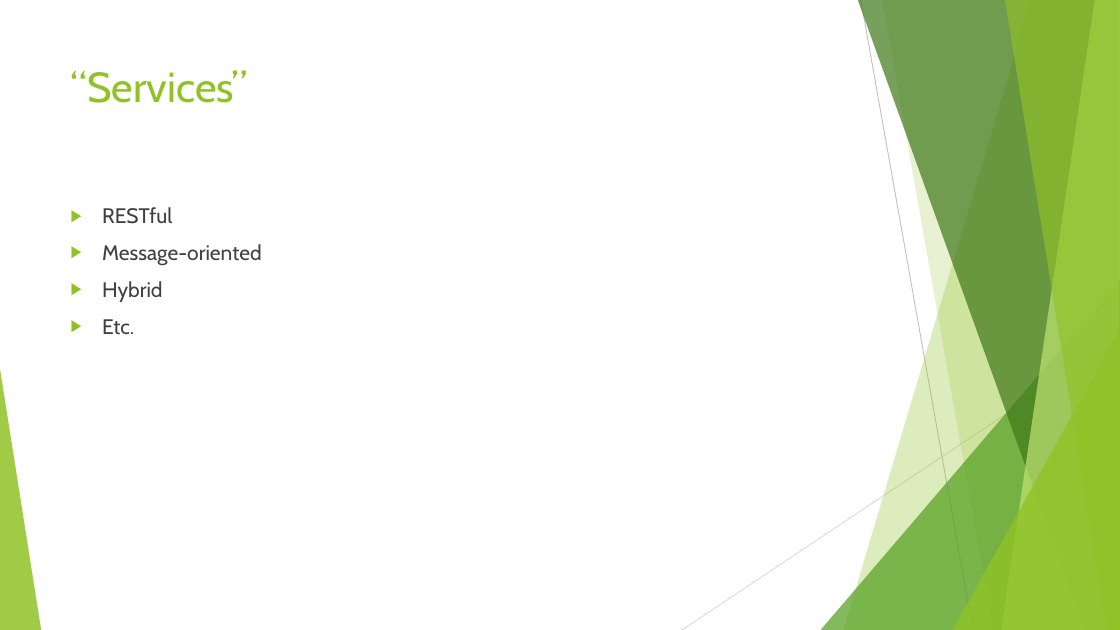
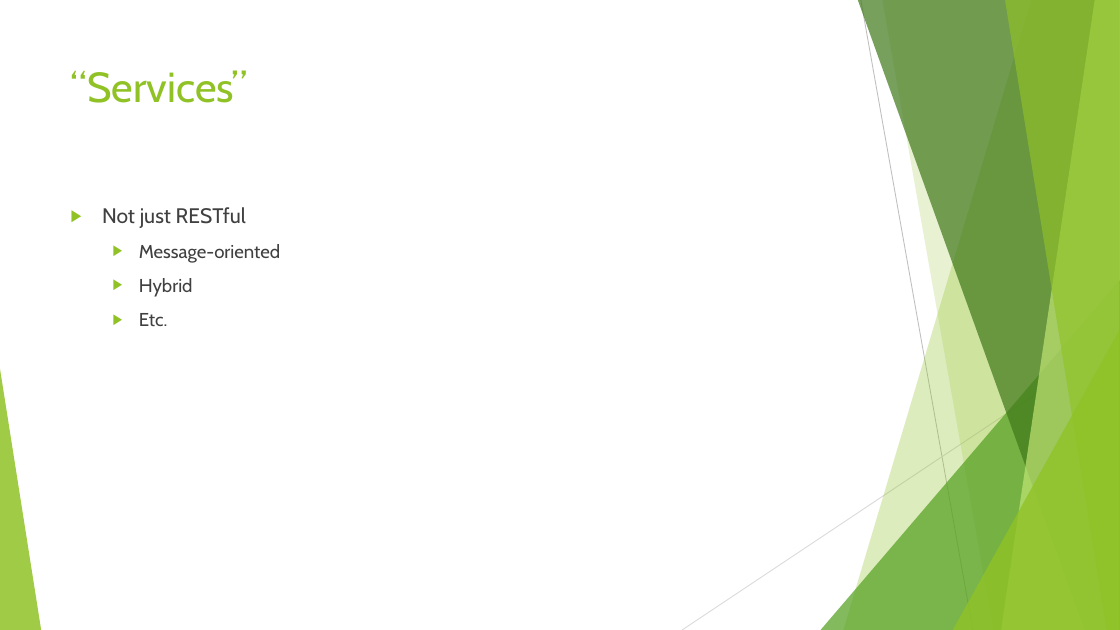
Before and after one commit to peteraritchie/Towards-Elastic-Scalability, a slide deck: slide 39 of DC17 Towards Elastic Scalability.pptx (slide 36 before the commit). Drawn at 1120x630 pixels with LibreOffice and Linux fonts; fonts in the diff are those of the drawing. Boxes give left, top, right and bottom in pixels: in the first picture for what was removed or moved away, otherwise in the second. Text is boxed around its words. In the diff, an @@ line names an element or a change of style, - is before the commit and + after.

```diff
--- a/DC17 Towards Elastic Scalability.pptx
+++ b/DC17 Towards Elastic Scalability.pptx
@@ text at (x1=102, y1=207, x2=246, y2=228): text changed @@
-▶ RESTful
+▶ Not just RESTful
@@ text at (x1=139, y1=244, x2=280, y2=326): size 18 to 16 pt in "Message-oriented", "Hybrid", "Etc."; list level 1 to 2 in "Message-oriented"; list level 1 to 2 in "Hybrid"; list level 1 to 2 in "Etc." @@
```
Also in this commit, not shown: 4 other slides changed, 4 slides added, 1 slide removed.
